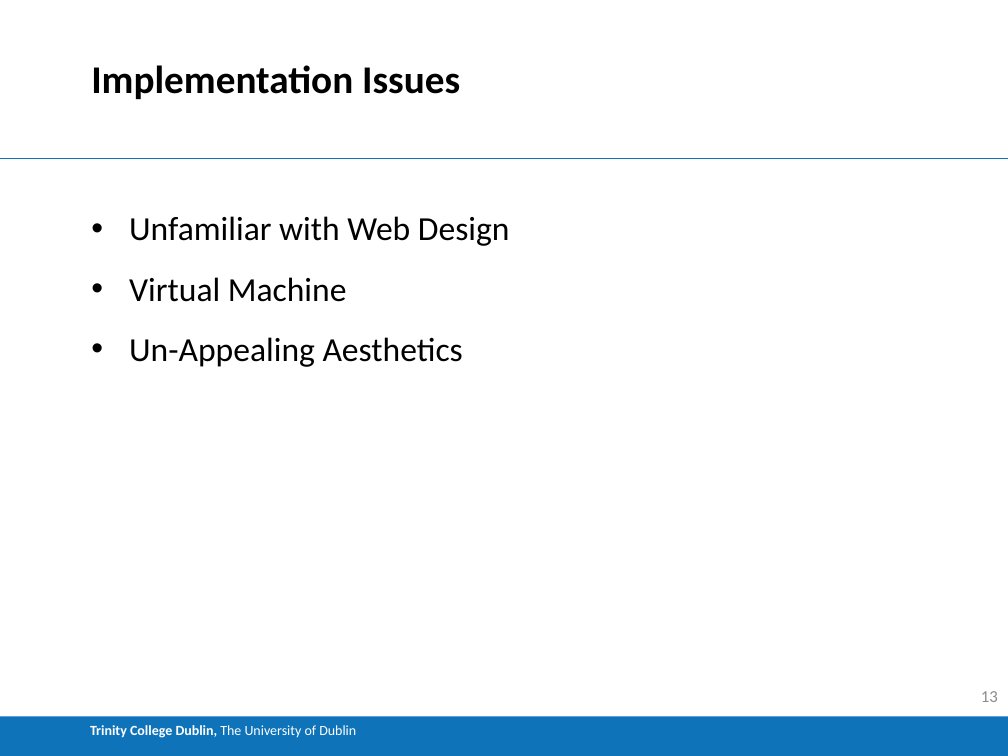
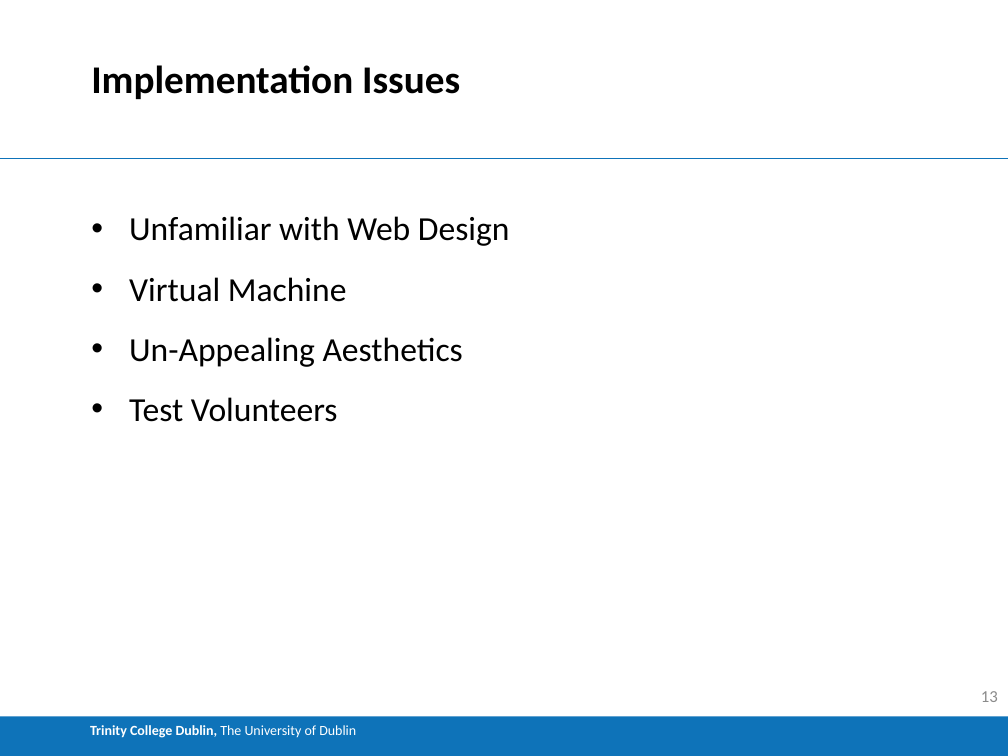
Before and after one commit to Buckley258/FYP, a slide deck: slide 13 of FYP_Demo.pptx. Drawn at 1008x756 pixels with LibreOffice and Linux fonts; fonts in the diff are those of the drawing. Boxes give left, top, right and bottom in pixels: in the first picture for what was removed or moved away, otherwise in the second. Text is boxed around its words. In the diff, an @@ line names an element or a change of style, - is before the commit and + after.

Commit message:
3 test cases

```diff
--- a/FYP_Demo.pptx
+++ b/FYP_Demo.pptx
@@ text at (129,397,338,422): paragraph added @@
+• Test Volunteers
```
Also in this commit, not shown: 5 other slides changed, 12 other files.
